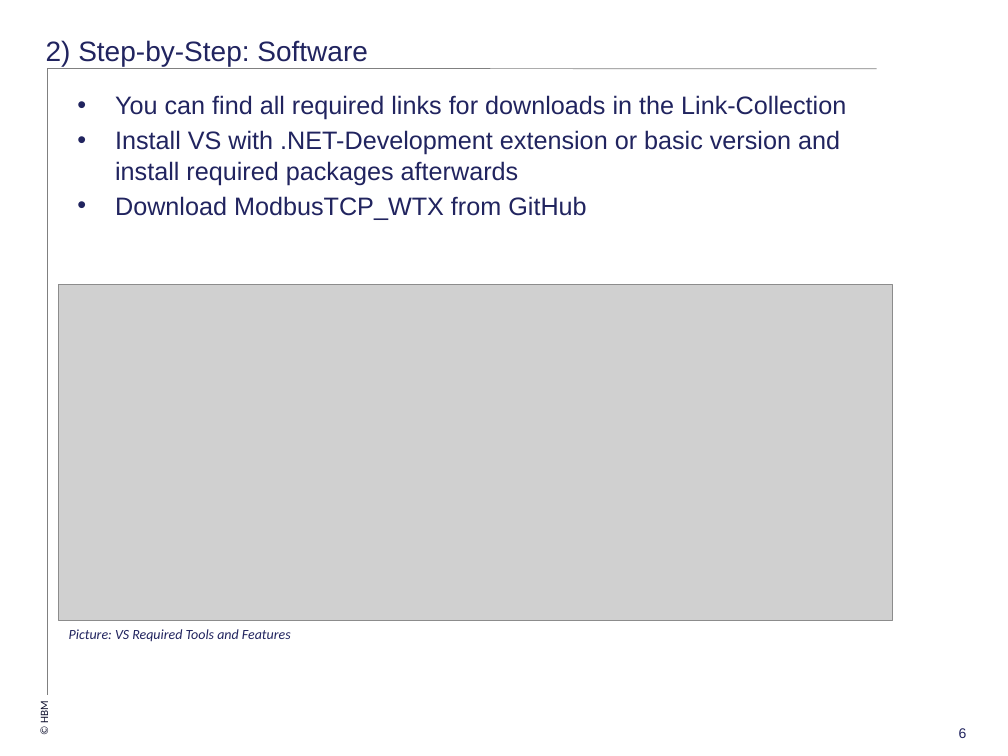
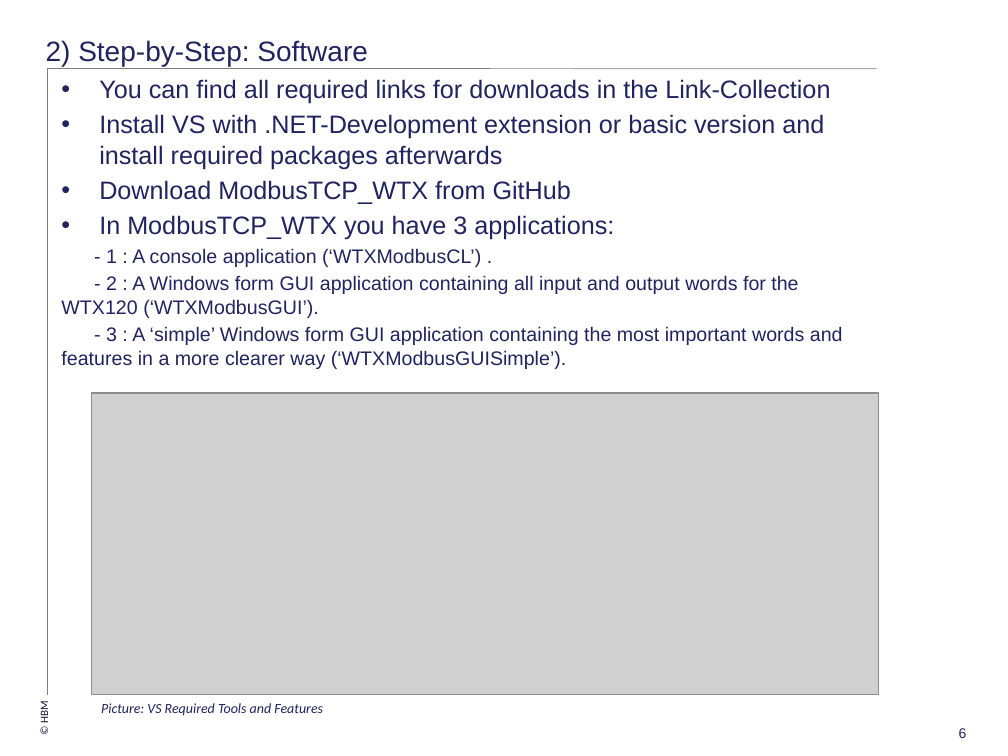
Before and after one commit to FelixHuettlatHBM/ModbusTCP_WTX, a slide deck: slide 6 of Doc/HowTo-WTXModbus.pptx. Drawn at 1008x756 pixels with LibreOffice and Linux fonts; fonts in the diff are those of the drawing; grey boxes stand for pictures; background and template pictures are left out. Boxes give left, top, right and bottom in pixels: in the first picture for what was removed or moved away, otherwise in the second. Text is boxed around its words. In the diff, an @@ line names an element or a change of style, - is before the commit and + after.

```diff
--- a/Doc/HowTo-WTXModbus.pptx
+++ b/Doc/HowTo-WTXModbus.pptx
@@ text "You can find all required ...": place and size @@
-text "You can find all required ..." at bbox=[115, 95, 846, 220]
+text "You can find all required ..." at bbox=[61, 79, 843, 369]
@@ text at bbox=[61, 215, 843, 369]: paragraphs added @@
+• In ModbusTCP_WTX you have 3 applications:
+- 1 : A console application (‘WTXModbusCL’) .
+- 2 : A Windows form GUI application containing all input and output words for the WTX120 (‘WTXModbusGUI’).
+- 3 : A ‘simple’ Windows form GUI application containing the most important words and features in a more clearer way (‘WTXModbusGUISimple’).
@@ picture: place and size @@
-picture at bbox=[58, 284, 893, 620]
+picture at bbox=[92, 393, 879, 695]
@@ text "Picture: VS Required Tools and ...": place and size @@
-text "Picture: VS Required Tools and ..." at bbox=[69, 629, 291, 642]
+text "Picture: VS Required Tools and ..." at bbox=[101, 703, 323, 716]
```
Also in this commit, not shown: 2 other slides changed, 1 slide added, 4 other files.
